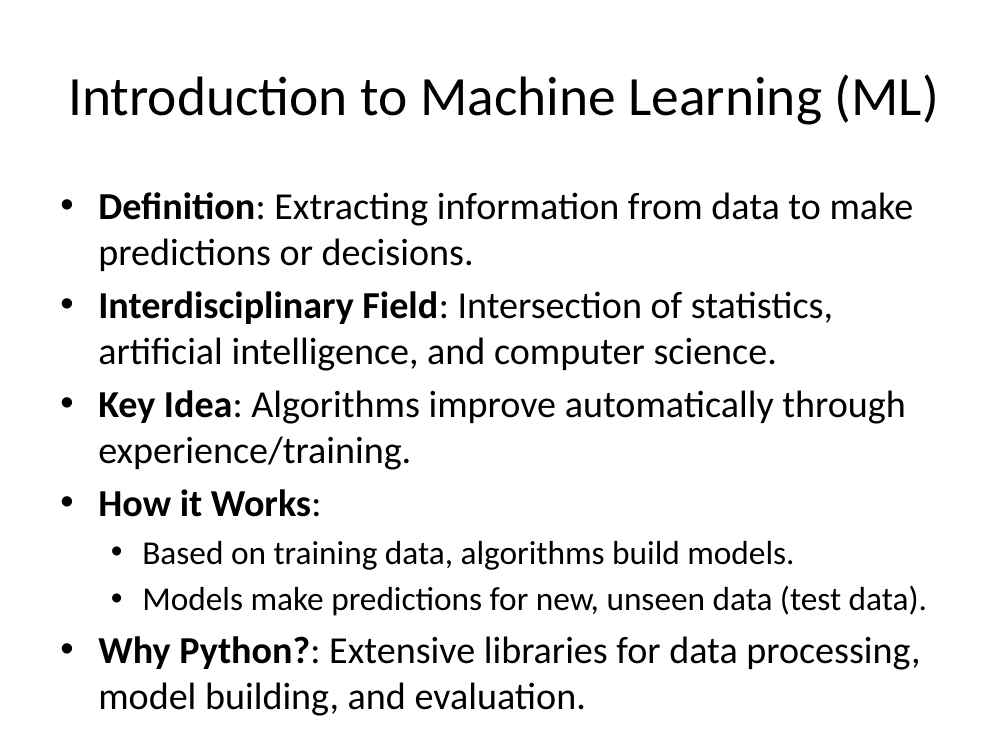
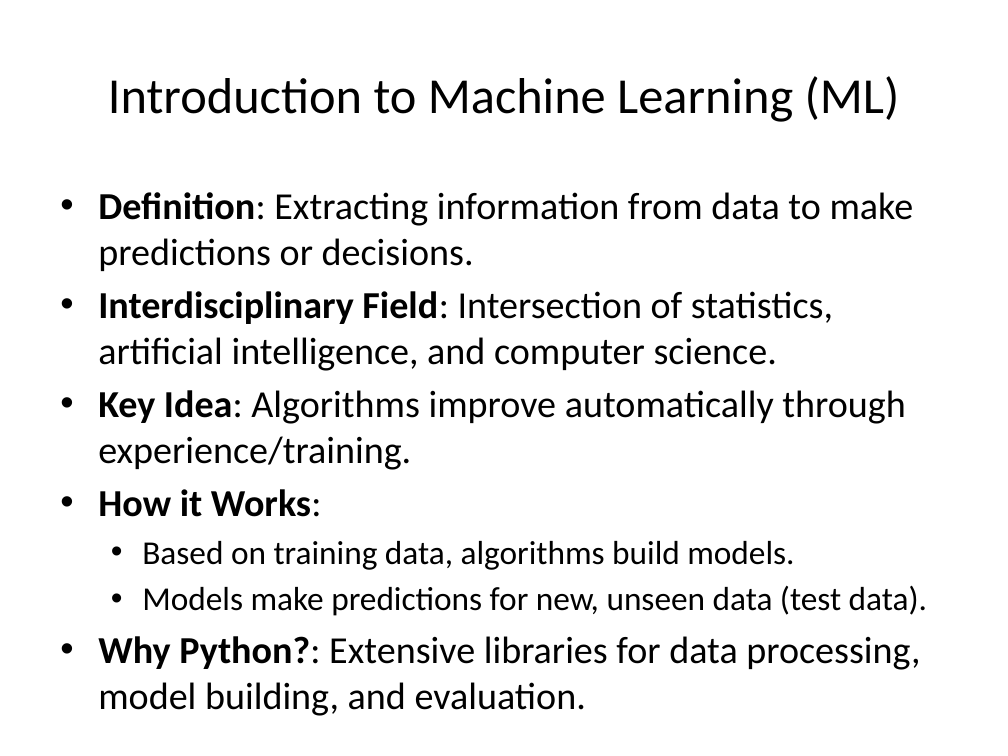
Before and after one commit to sraorao/ML_DL_intro_python_HT2025, a slide deck: slide 3 of Session_1_ML_DL_intro_python_MT2024.pptx. Drawn at 1008x756 pixels with LibreOffice and Linux fonts; fonts in the diff are those of the drawing. Boxes give left, top, right and bottom in pixels: in the first picture for what was removed or moved away, otherwise in the second. Text is boxed around its words. In the diff, an @@ line names an element or a change of style, - is before the commit and + after.

```diff
--- a/Session_1_ML_DL_intro_python_MT2024.pptx
+++ b/Session_1_ML_DL_intro_python_MT2024.pptx
@@ title "Introduction to Machine Learning (ML)" at <box>108,76,900,122</box>: size 39.6 to 36 pt @@
```
Also in this commit, not shown: 7 other slides changed, 12 slides added.
